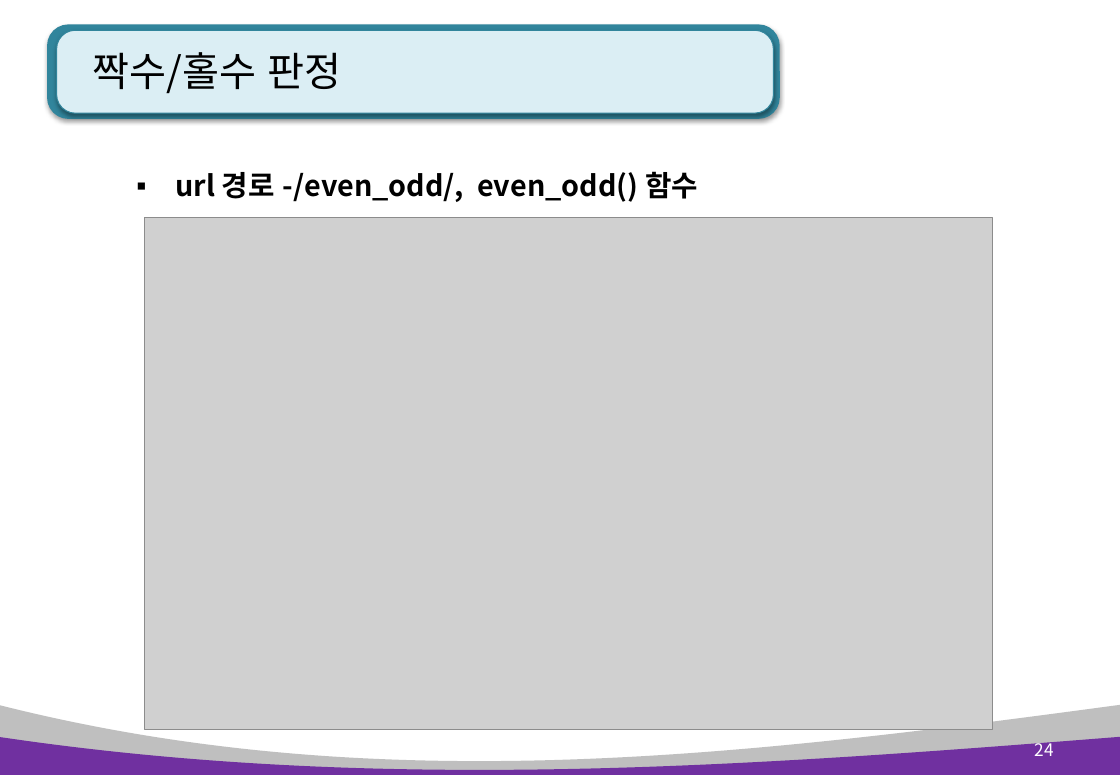
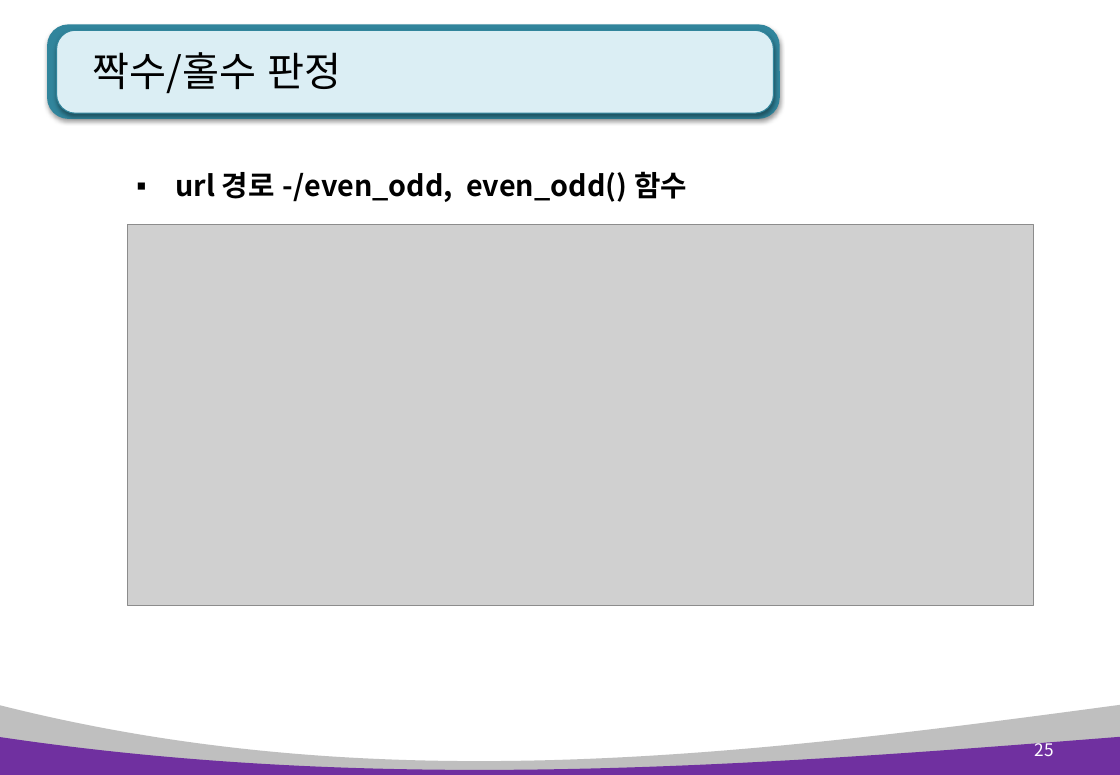
Before and after one commit to kiyongee2/green_project_web, a slide deck: slide 25 of python_ppt/Python 10장. 플라스크, 웹서버.pptx (slide 24 before the commit). Drawn at 1120x775 pixels with LibreOffice and Linux fonts; fonts in the diff are those of the drawing; grey boxes stand for pictures. Boxes give left, top, right and bottom in pixels: in the first picture for what was removed or moved away, otherwise in the second. Text is boxed around its words. In the diff, an @@ line names an element or a change of style, - is before the commit and + after.

```diff
--- a/python_ppt/Python 10장. 플라스크, 웹서버.pptx
+++ b/python_ppt/Python 10장. 플라스크, 웹서버.pptx
@@ text at bbox=[175, 171, 687, 202]: text changed @@
-▪ url 경로 -/even_odd/, even_odd() 함수
+▪ url 경로 -/even_odd, even_odd() 함수
@@ picture: place and size @@
-picture at bbox=[145, 218, 993, 730]
+picture at bbox=[127, 225, 1034, 606]
@@ page number at bbox=[1034, 739, 1053, 756]: text changed @@
-24
+25
```
Also in this commit, not shown: 8 other slides changed, 3 slides added, 3 other files.
